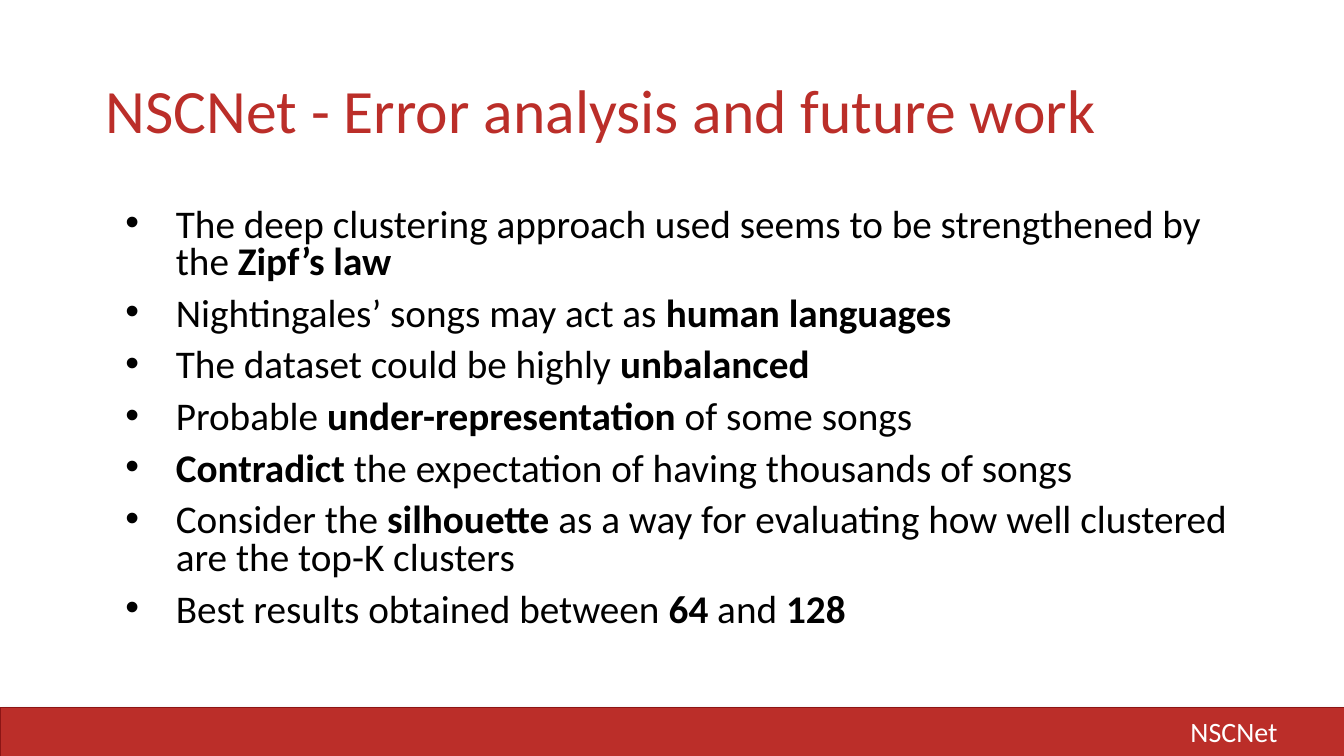
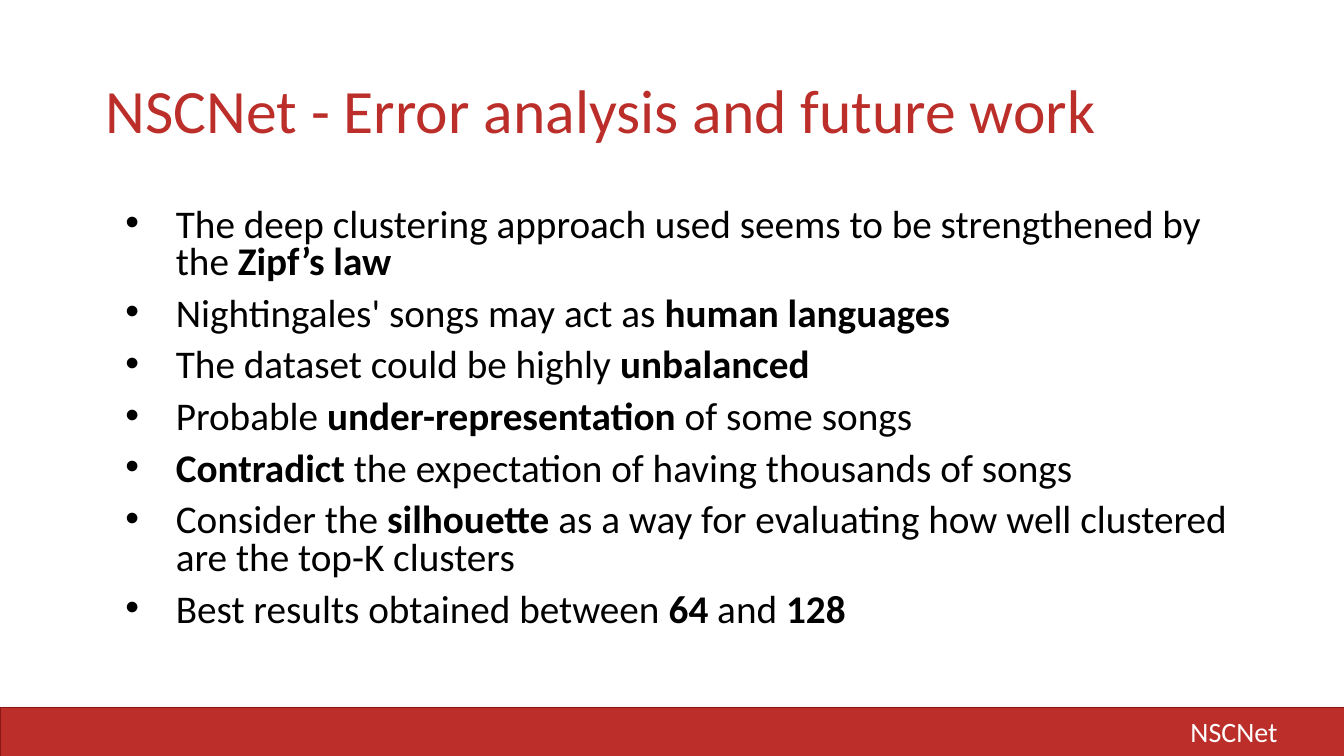
Before and after one commit to LIA-UniBo/NSCNet, a slide deck: slide 48 of docs/AII - Project Slides.pptx (slide 49 before the commit). Drawn at 1344x756 pixels with LibreOffice and Linux fonts; fonts in the diff are those of the drawing. Boxes give left, top, right and bottom in pixels: in the first picture for what was removed or moved away, otherwise in the second. Text is boxed around its words. In the diff, an @@ line names an element or a change of style, - is before the commit and + after.

```diff
--- a/docs/AII - Project Slides.pptx
+++ b/docs/AII - Project Slides.pptx
@@ text at bbox=[176, 299, 950, 334]: text changed @@
-• Nightingales’ songs may act as human languages
+• Nightingales' songs may act as human languages
```
Also in this commit, not shown: 9 other slides changed, 1 slide removed.
